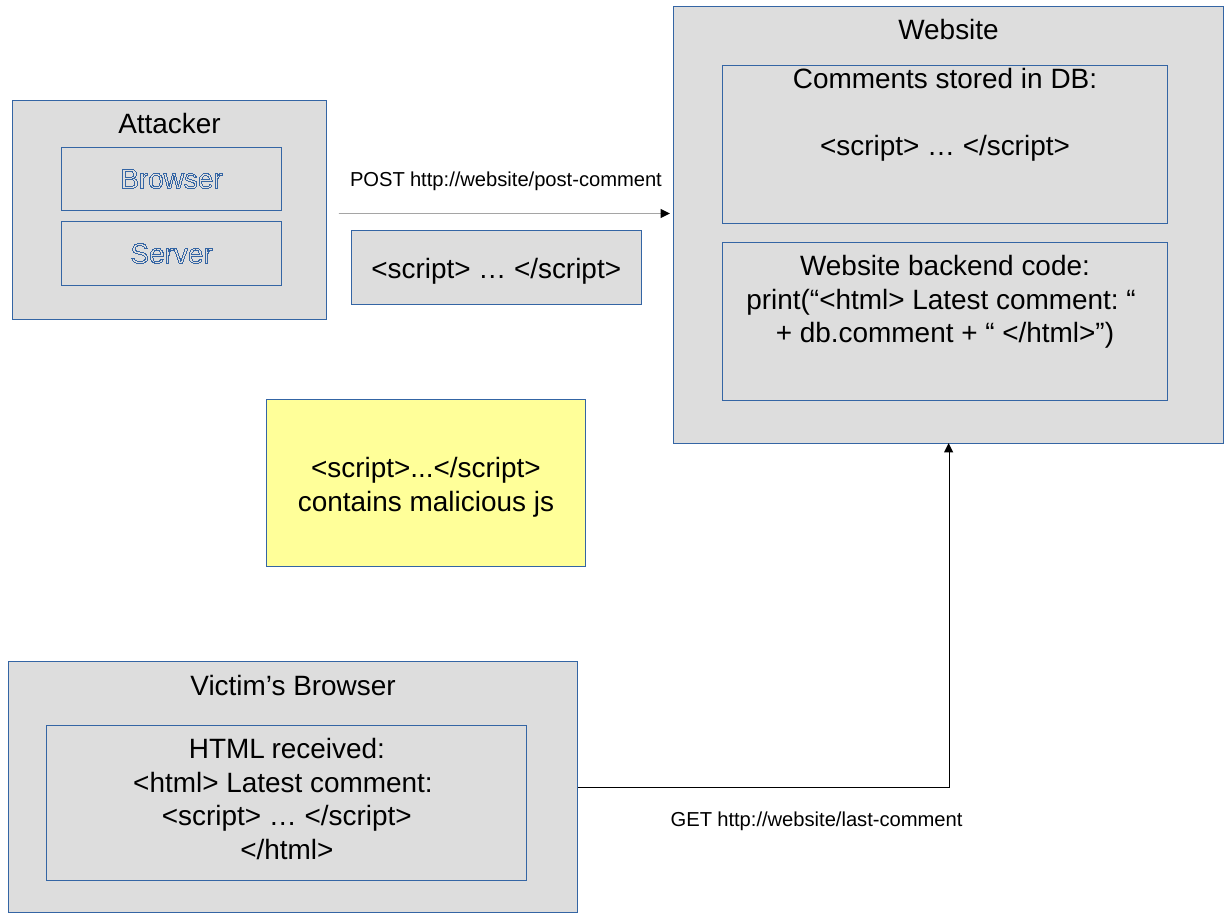
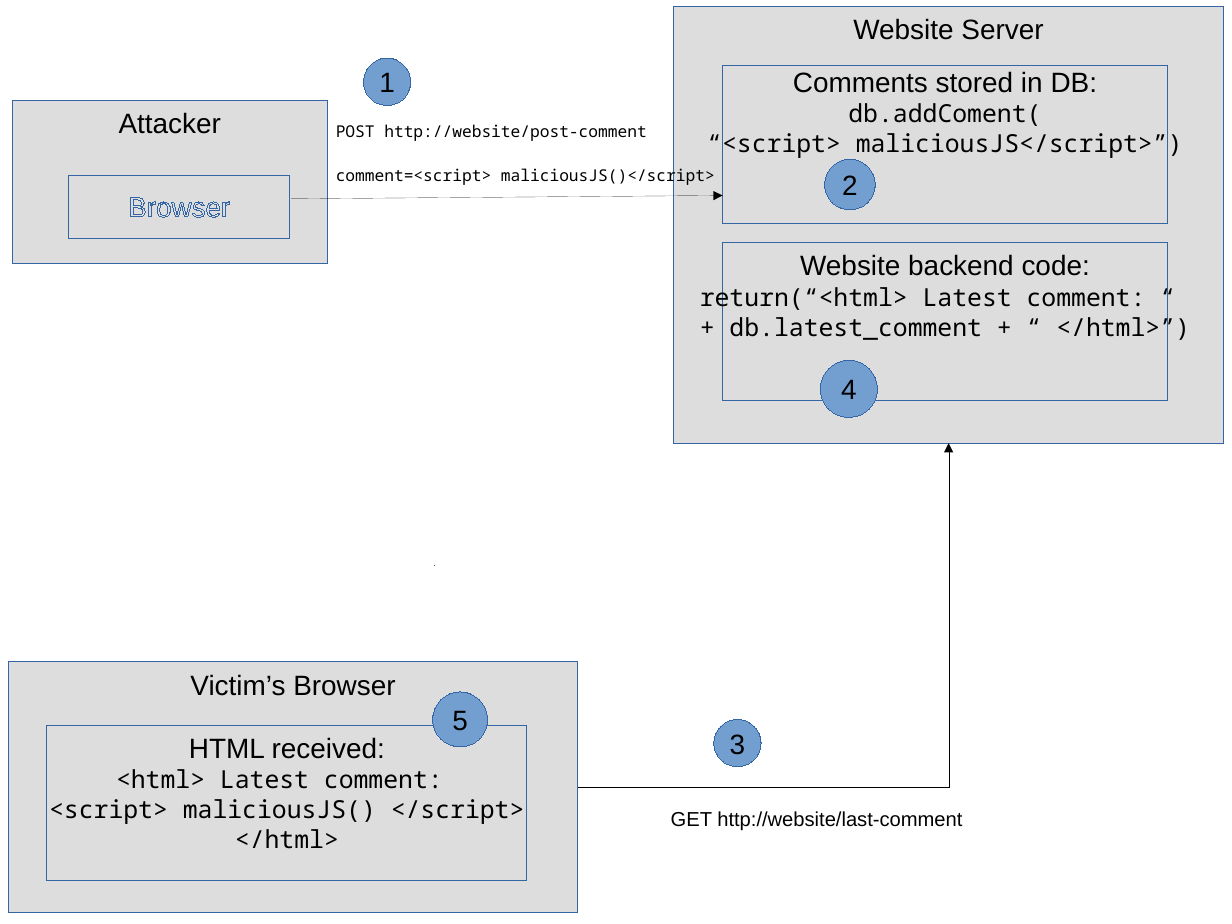
Before and after one commit to jserrats/tfg, a slide deck: slide 5 of doc/WebSec/figures/figures_ppt.odp (slide 4 before the commit). Drawn at 1232x924 pixels with LibreOffice and Linux fonts; fonts in the diff are those of the drawing. Boxes give left, top, right and bottom in pixels: in the first picture for what was removed or moved away, otherwise in the second. Text is boxed around its words. In the diff, an @@ line names an element or a change of style, - is before the commit and + after.

```diff
--- a/doc/WebSec/figures/figures_ppt.odp
+++ b/doc/WebSec/figures/figures_ppt.odp
@@ text in rectangle at bbox=[853, 18, 1043, 40]: text changed @@
-Website
+Website Server
@@ ellipse added at bbox=[363, 58, 410, 105], fill #729FCF, outline #3465A4 0 pt, 18 pt, text #000000 @@
+1
@@ rectangle "Attacker": place and size @@
-rectangle "Attacker" at bbox=[12, 101, 326, 321]
+rectangle "Attacker" at bbox=[12, 101, 328, 264]
@@ text "POST http://website/post-comment": place and size @@
-text "POST http://website/post-comment" at bbox=[350, 171, 662, 191]
+text "POST http://website/post-comment" at bbox=[336, 124, 715, 186]
@@ text in rectangle at bbox=[707, 103, 1183, 159]: text changed; size 18 to 16 pt; font Arial to Noto Sans Mono @@
-<script> … </script>
+db.addComent(
+“<script> maliciousJS</script>”)
@@ text at bbox=[336, 124, 646, 141]: size 13 to 10.5 pt, font Arial to Noto Sans Mono in "POST http://website/post-comment" @@
@@ freeform shape: place and size @@
-freeform shape at bbox=[61, 148, 282, 286]
+freeform shape at bbox=[69, 176, 290, 239]
@@ text at bbox=[336, 166, 715, 186]: paragraph added @@
+comment=<script> maliciousJS()</script>
@@ ellipse added at bbox=[825, 159, 875, 209], fill #729FCF, outline #3465A4 0 pt, 18 pt, text #000000 @@
+2
@@ group added at bbox=[131, 198, 229, 218]: 11 freeform shapes @@
@@ arrow moved from (339, 214) - (670, 214) to (291, 199) - (723, 196) @@
@@ rectangle removed at bbox=[351, 230, 641, 304] @@
-<script> … </script>
@@ text in rectangle at bbox=[700, 283, 1190, 343]: text changed; size 18 to 16 pt; font Arial to Noto Sans Mono @@
-print(“<html> Latest comment: “
-+ db.comment + “ </html>”)
+return(“<html> Latest comment: “
++ db.latest_comment + “ </html>”)
@@ ellipse added at bbox=[821, 360, 878, 417], fill #729FCF, outline #3465A4 0 pt, 18 pt, text #000000 @@
+4
@@ rectangle removed at bbox=[267, 399, 586, 567] @@
-<script>...</script>
-contains malicious js
@@ freeform shape added at bbox=[435, 566, 435, 566], fill #DDDDDD, outline #3465A4 0 pt @@
@@ ellipse added at bbox=[433, 692, 487, 747], fill #729FCF, outline #3465A4 0 pt, 18 pt, text #000000 @@
+5
@@ ellipse added at bbox=[714, 720, 761, 767], fill #729FCF, outline #3465A4 0 pt, 18 pt, text #000000 @@
+3
@@ text in rectangle at bbox=[116, 769, 443, 849]: size 18 to 16 pt, font Arial to Noto Sans Mono in "<html> Latest comment:", "</html>" @@
@@ text in rectangle at bbox=[49, 799, 525, 824]: text changed; size 18 to 16 pt; font Arial to Noto Sans Mono @@
-<script> … </script>
+<script> maliciousJS() </script>
```
Also in this commit, not shown: 1 other slide changed, 1 slide added, 17 other files.
